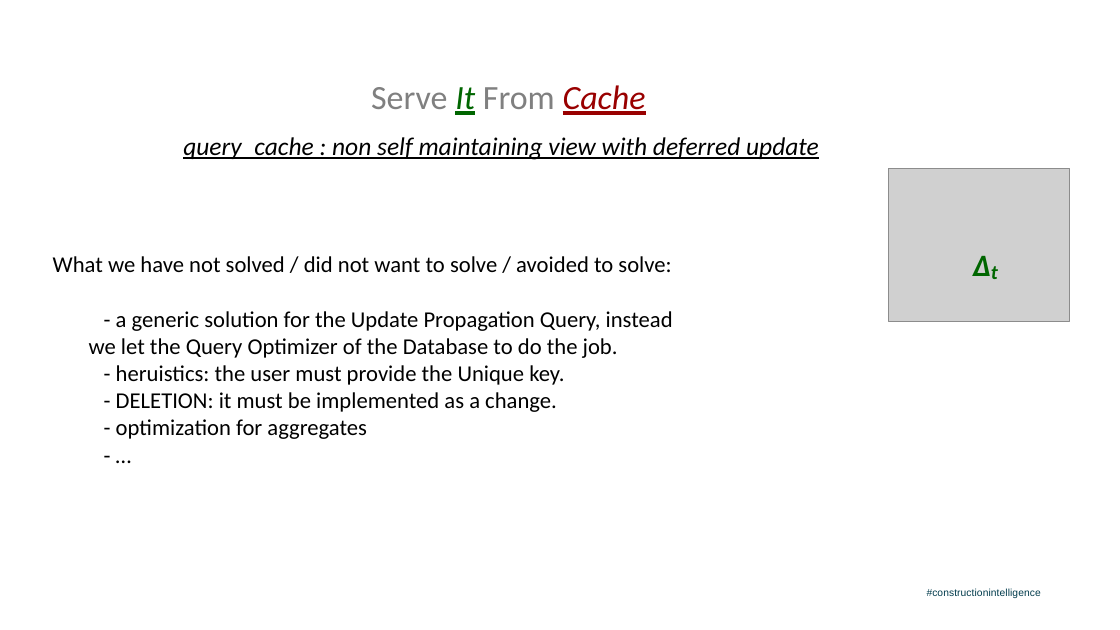
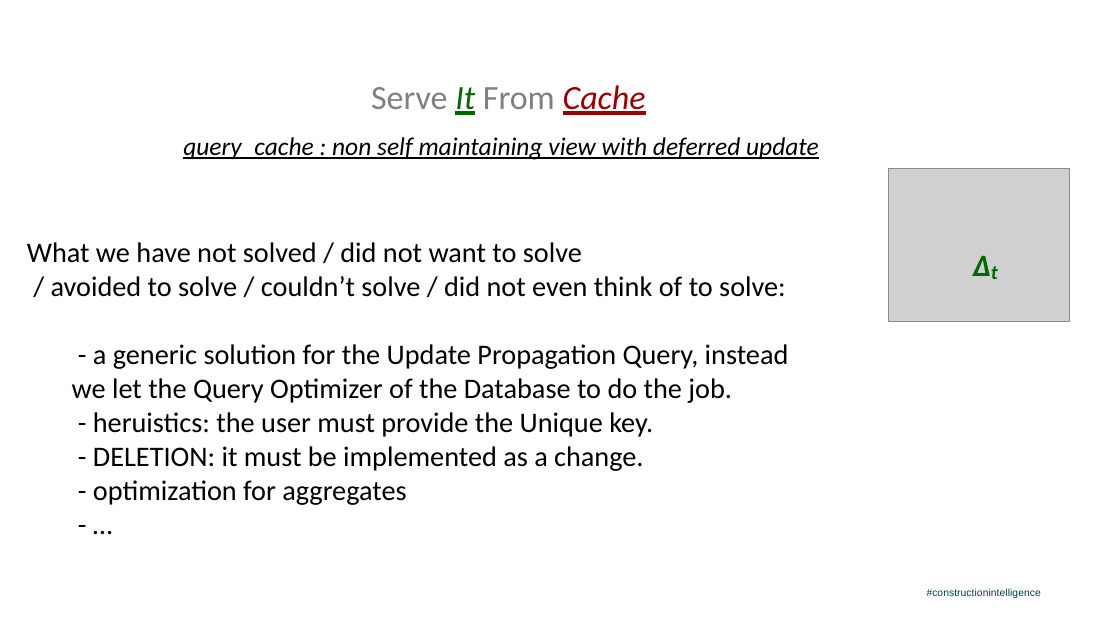
Before and after one commit to salmonix/incremental_query_cache, a slide deck: slide 23 of Milan_PgConf2019_Presentation.odp. Drawn at 1120x630 pixels with LibreOffice and Linux fonts; fonts in the diff are those of the drawing; grey boxes stand for pictures; background and template pictures are left out. Boxes give left, top, right and bottom in pixels: in the first picture for what was removed or moved away, otherwise in the second. Text is boxed around its words. In the diff, an @@ line names an element or a change of style, - is before the commit and + after.

```diff
--- a/Milan_PgConf2019_Presentation.odp
+++ b/Milan_PgConf2019_Presentation.odp
@@ text "What we have not solved ...": place and size @@
-text "What we have not solved ..." at box(53, 256, 673, 439)
+text "What we have not solved ..." at box(27, 242, 789, 505)
@@ text at box(27, 242, 786, 297): text changed; size 32 to 40 pt @@
-What we have not solved / did not want to solve / avoided to solve:
+What we have not solved / did not want to solve
+/ avoided to solve / couldn’t solve / did not even think of to solve:
@@ text at box(72, 344, 789, 505): size 32 to 40 pt in "- a generic solution for the Update ...", "- heruistics: the user must provide the ...", "- DELETION: it must be implemented as ...", "- optimization for aggregates" and 1 more places @@
```
Also in this commit, not shown: 21 other slides changed, 2 slides added, 2 slides removed, 1 other file.
